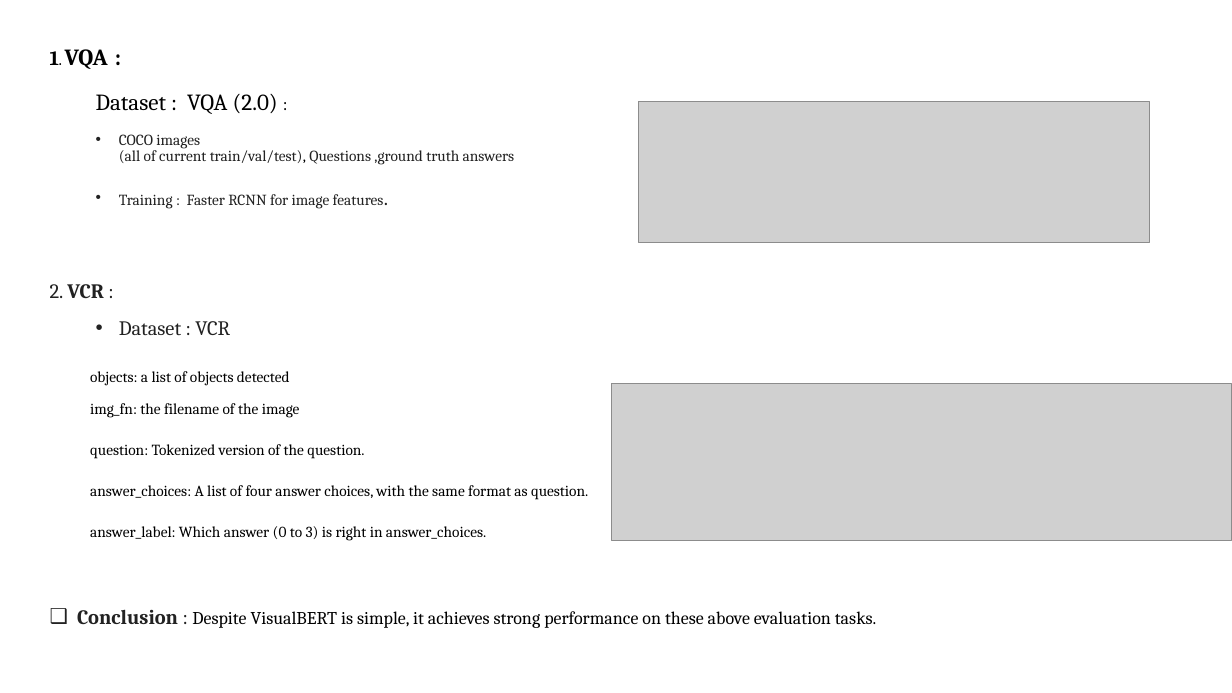
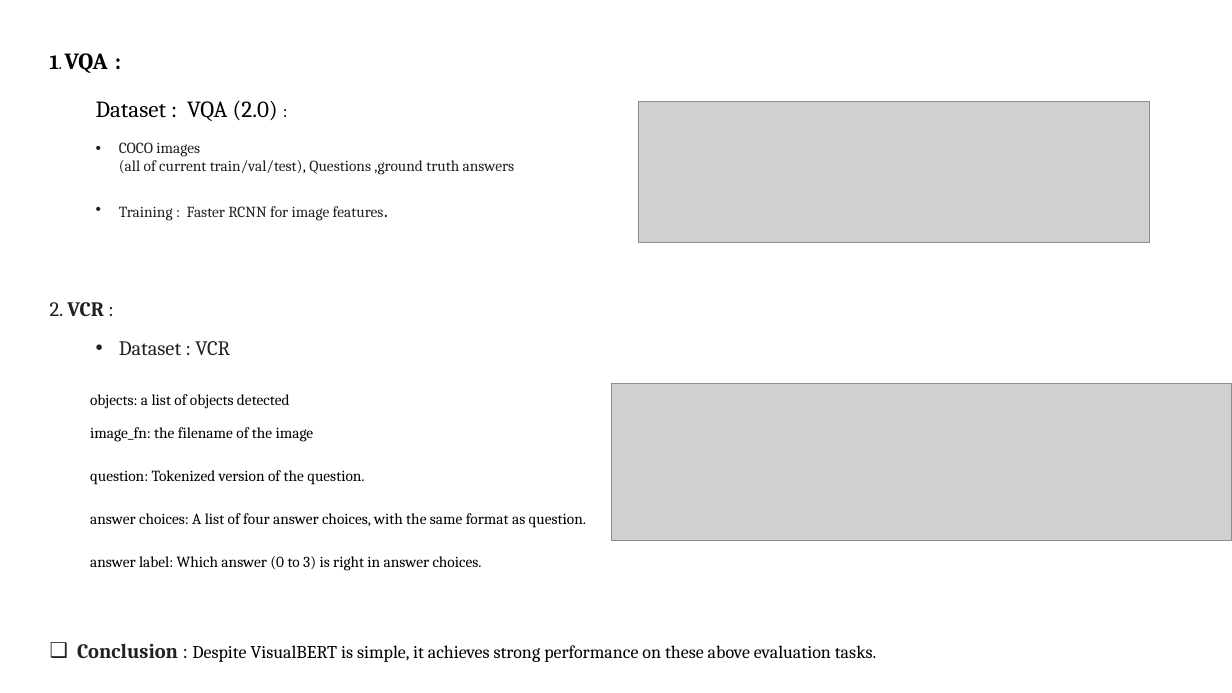
Before and after one commit to VarunBohara/Mini-Project-Documents, a slide deck: slide 12 of Literature Survey.pptx. Drawn at 1232x693 pixels with LibreOffice and Linux fonts; fonts in the diff are those of the drawing; grey boxes stand for pictures. Boxes give left, top, right and bottom in pixels: in the first picture for what was removed or moved away, otherwise in the second. Text is boxed around its words. In the diff, an @@ line names an element or a change of style, - is before the commit and + after.

```diff
--- a/Literature Survey.pptx
+++ b/Literature Survey.pptx
@@ text at (50, 53, 876, 662): line spacing 0.97 to 1.07; line spacing 0.87 to 0.97 @@
@@ text at (90, 427, 314, 442): text changed @@
-img_fn: the filename of the image
+image_fn: the filename of the image
@@ text at (90, 513, 586, 571): text changed @@
-answer_choices: A list of four answer choices, with the same format as question.
-answer_label: Which answer (0 to 3) is right in answer_choices.
+answer choices: A list of four answer choices, with the same format as question.
+answer label: Which answer (0 to 3) is right in answer choices.
```
Also in this commit, not shown: 7 other slides changed.
